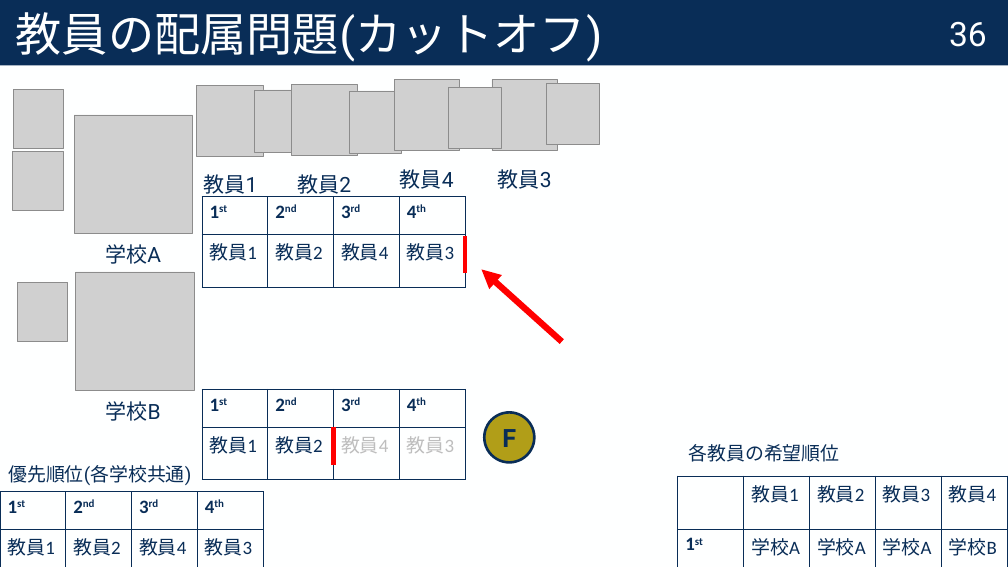
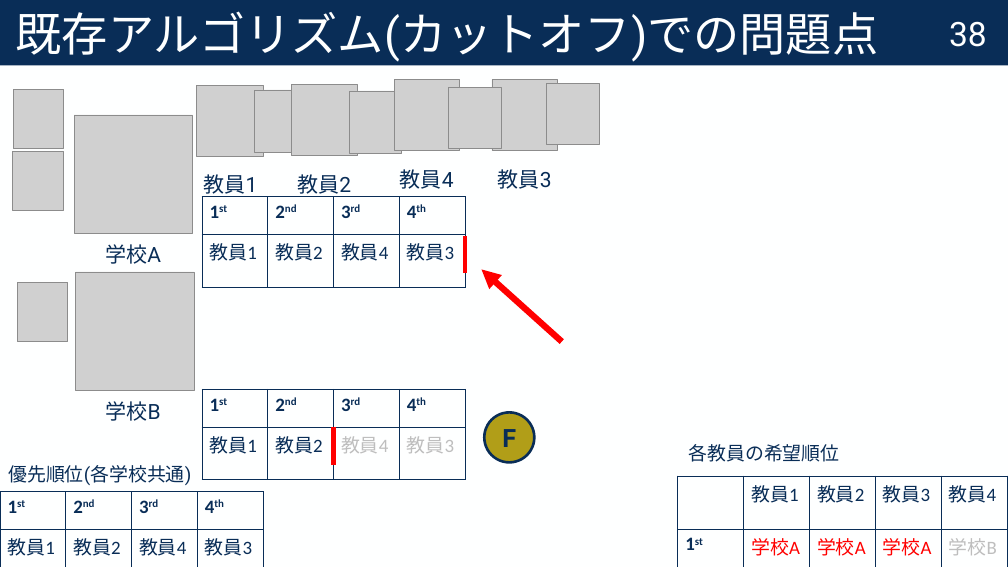
Before and after one commit to Krminfinity/master-thesis-2025, a slide deck: slide 39 of 修正コメント付き_修士論文中間報告.pptx (slide 37 before the commit). Drawn at 1008x567 pixels with LibreOffice and Linux fonts; fonts in the diff are those of the drawing; grey boxes stand for pictures. Boxes give left, top, right and bottom in pixels: in the first picture for what was removed or moved away, otherwise in the second. Text is boxed around its words. In the diff, an @@ line names an element or a change of style, - is before the commit and + after.

```diff
--- a/修正コメント付き_修士論文中間報告.pptx
+++ b/修正コメント付き_修士論文中間報告.pptx
@@ title at bbox=[16, 11, 879, 62]: text changed @@
-教員の配属問題(カットオフ)
+既存アルゴリズム(カットオフ)での問題点
@@ page number at bbox=[949, 21, 987, 47]: text changed @@
-36
+38
@@ table at bbox=[678, 476, 1007, 567] @@
@@ text colour #092D57 to #FF0000 in "学校A", "学校A", "学校A", "学校A" @@
@@ text colour #092D57 to #BEBEBE in "学校B" @@
```
Also in this commit, not shown: 71 other slides changed, 14 slides added, 1 slide removed.
